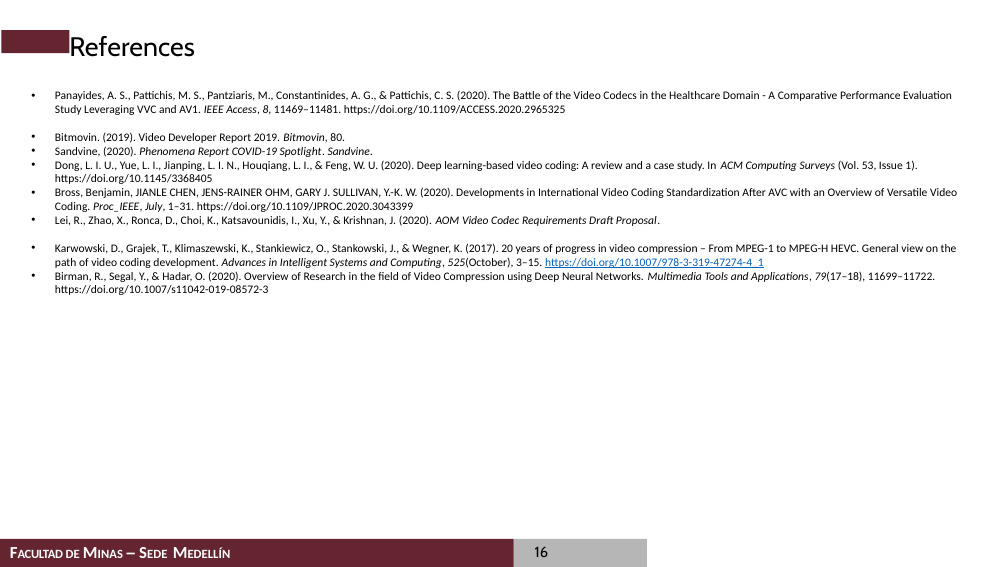
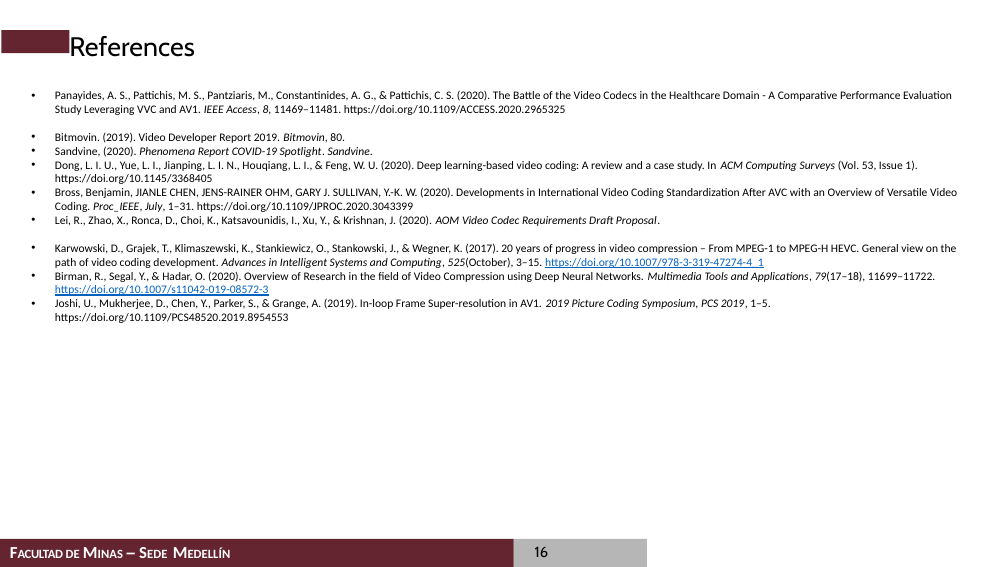
Before and after one commit to casalazarh/Examen-de-Calificacion-2020, a slide deck: slide 16 of presentation/Examen de Calificacion de Doctorado_Carlos_Alberto_Salazar.pptx. Drawn at 1008x567 pixels with LibreOffice and Linux fonts; fonts in the diff are those of the drawing; background and template pictures are left out. Boxes give left, top, right and bottom in pixels: in the first picture for what was removed or moved away, otherwise in the second. Text is boxed around its words. In the diff, an @@ line names an element or a change of style, - is before the commit and + after.

```diff
--- a/presentation/Examen de Calificacion de Doctorado_Carlos_Alberto_Salazar.pptx
+++ b/presentation/Examen de Calificacion de Doctorado_Carlos_Alberto_Salazar.pptx
@@ text at (x1=55, y1=298, x2=770, y2=323): paragraph added @@
+• Joshi, U., Mukherjee, D., Chen, Y., Parker, S., & Grange, A. (2019). In-loop Frame Super-resolution in AV1. 2019 Picture Coding Symposium, PCS 2019, 1–5. https://doi.org/10.1109/PCS48520.2019.8954553
@@ text at (x1=55, y1=271, x2=935, y2=296): text colour #000000 to #0462C1, underline on in "https://doi.org/10.1007/s11042-019-08572-3" @@
```
Also in this commit, not shown: 7 other slides changed, 2 other files.
